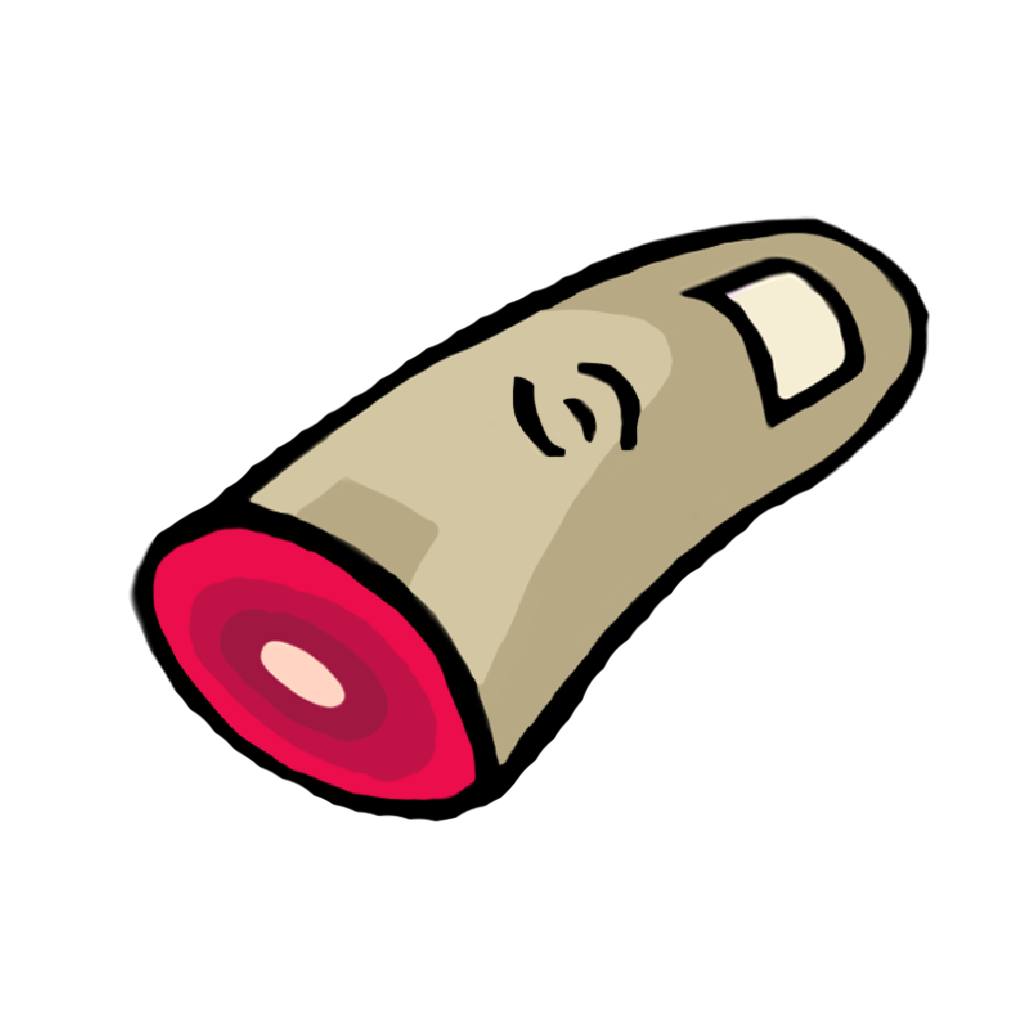
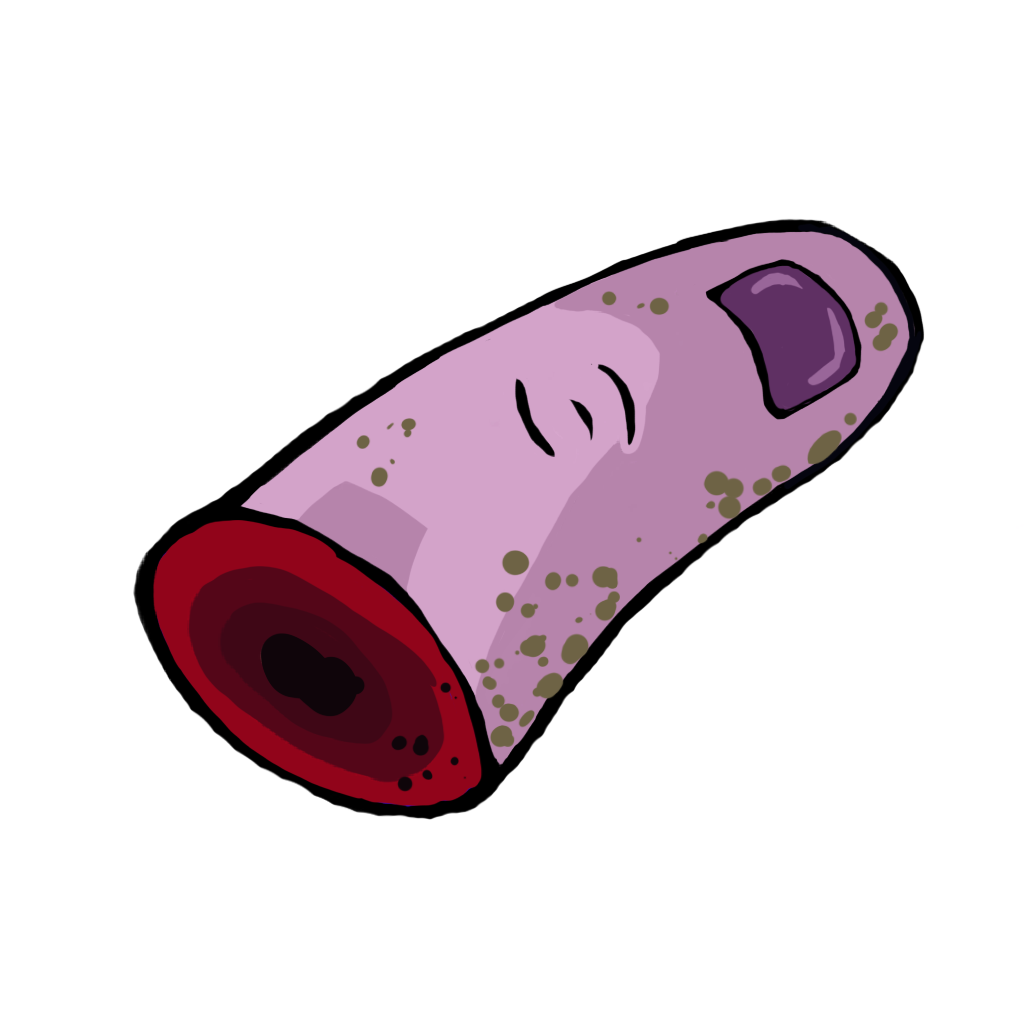
Layered file, before and after one edit (w=1024, h=1024). Changes by layer:
added layer "Layer 7" above "Layer 5" over bbox(260, 260, 899, 792)
painted on "Layer 5" over bbox(151, 526, 477, 803)
painted on "Layer 1" over bbox(127, 215, 994, 822)
